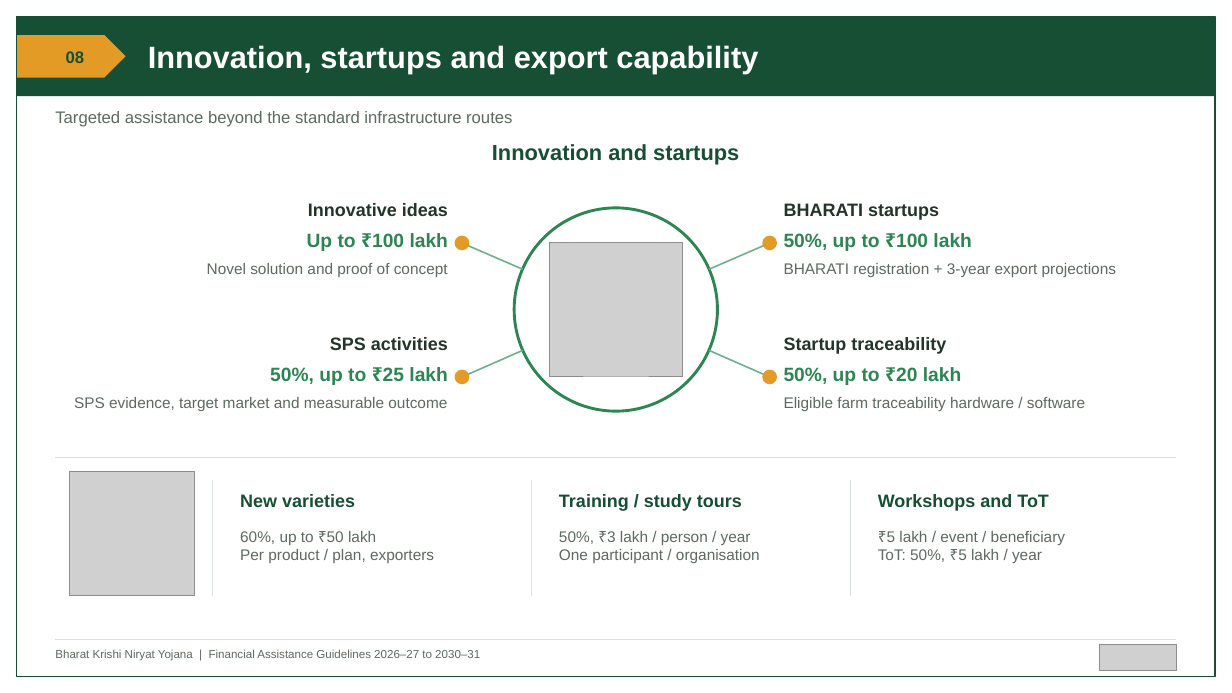
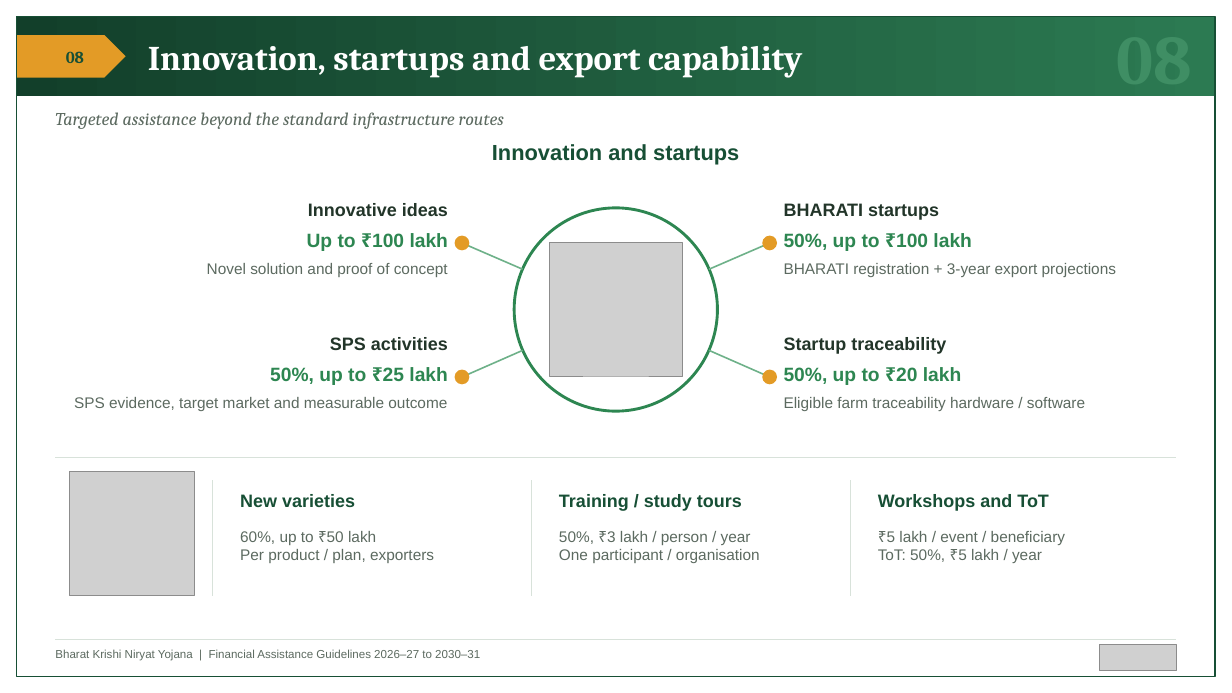
Before and after one commit to BantheFox012/FM, a slide deck: slide 8 of APEDA_BKNY_Standard_40_Percent.pptx. Drawn at 1232x693 pixels with LibreOffice and Linux fonts; fonts in the diff are those of the drawing; grey boxes stand for pictures. Boxes give left, top, right and bottom in pixels: in the first picture for what was removed or moved away, otherwise in the second. Text is boxed around its words. In the diff, an @@ line names an element or a change of style, - is before the commit and + after.

```diff
--- a/APEDA_BKNY_Standard_40_Percent.pptx
+++ b/APEDA_BKNY_Standard_40_Percent.pptx
@@ rectangle at (17,17,1215,96): fill #174F35 to gradient #123F2A to #2C7A52 @@
@@ text "Innovation, startups and export capability" at (148,46,802,78): size 24 to 27 pt, font Arial to Cambria @@
@@ text "08" at (66,51,84,63): font Arial to Cambria @@
@@ text "Targeted assistance beyond the standard ..." at (55,112,504,129): size 13 to 14 pt, font Arial to Cambria, italic on @@
@@ text added at (1116,96,1191,98), 54 pt, text #3F8E64, bold @@
+08
```
Also in this commit, not shown: 13 other slides changed.
